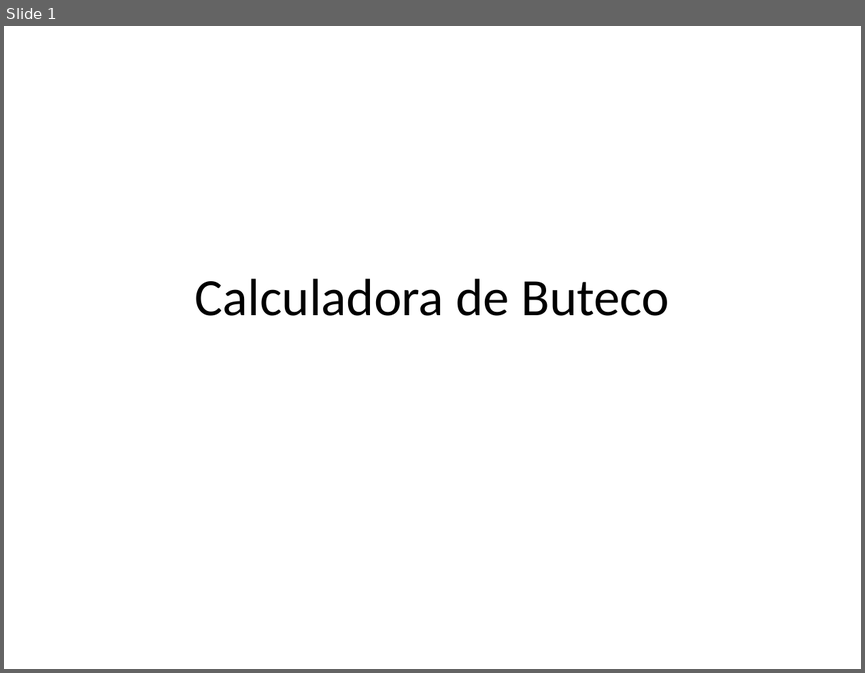
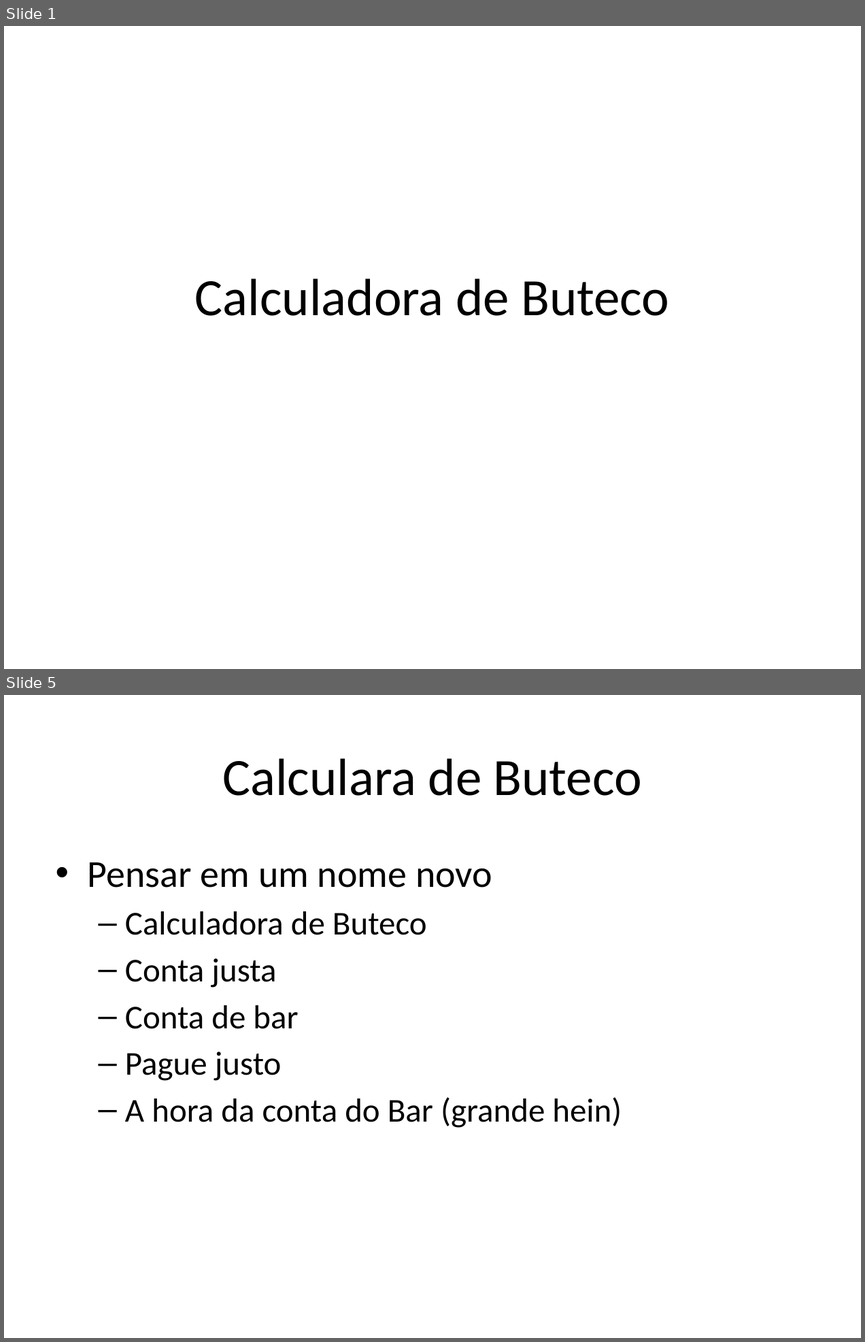
Before and after one commit to betito/proj-beto-rara, a slide deck: ButecoCalc/Calculadora de Buteco.pptx. Shown one above the other, each under a label of ours: slide 1 before the commit, slides 1 and 5 after it; the slides between them are not shown. The pictures are 865x673 and 865x1342 pixels, drawn with LibreOffice and Linux fonts; fonts in the diff are those of the drawing. Boxes give left, top, right and bottom in pixels: in the first picture for what was removed or moved away, otherwise in the second. Text is boxed around its words. In the diff, an @@ line names an element or a change of style, - is before the commit and + after.

```diff
--- a/ButecoCalc/Calculadora de Buteco.pptx
+++ b/ButecoCalc/Calculadora de Buteco.pptx
@@ slide 5 added at [4,695,861,1338], background #FFFFFF @@
@@ title added at [222,758,642,796], 44 pt, text #000000 @@
+Calculara de Buteco
@@ text added at [88,862,621,1127], 28 pt, text #000000 @@
+• Pensar em um nome novo
+  – Calculadora de Buteco
+  – Conta justa
+  – Conta de bar
+  – Pague justo
+  – A hora da conta do Bar (grande hein)
```
Also in this commit, not shown: 3 other slides added, 1 slide removed.
